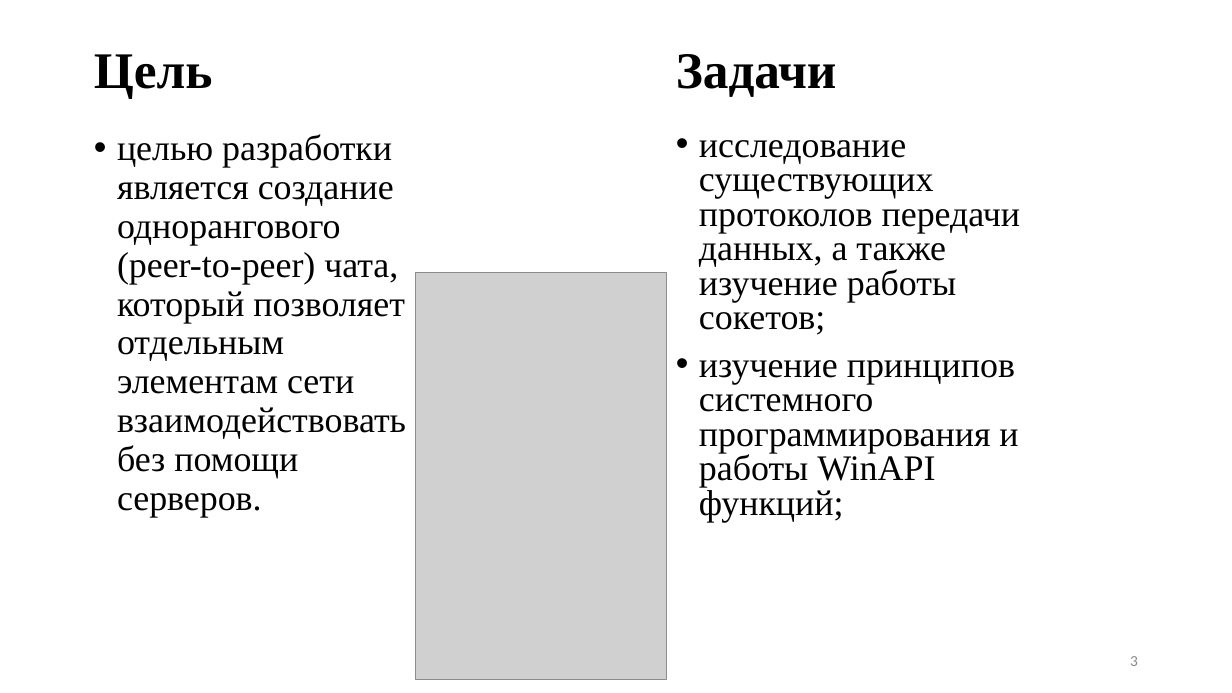
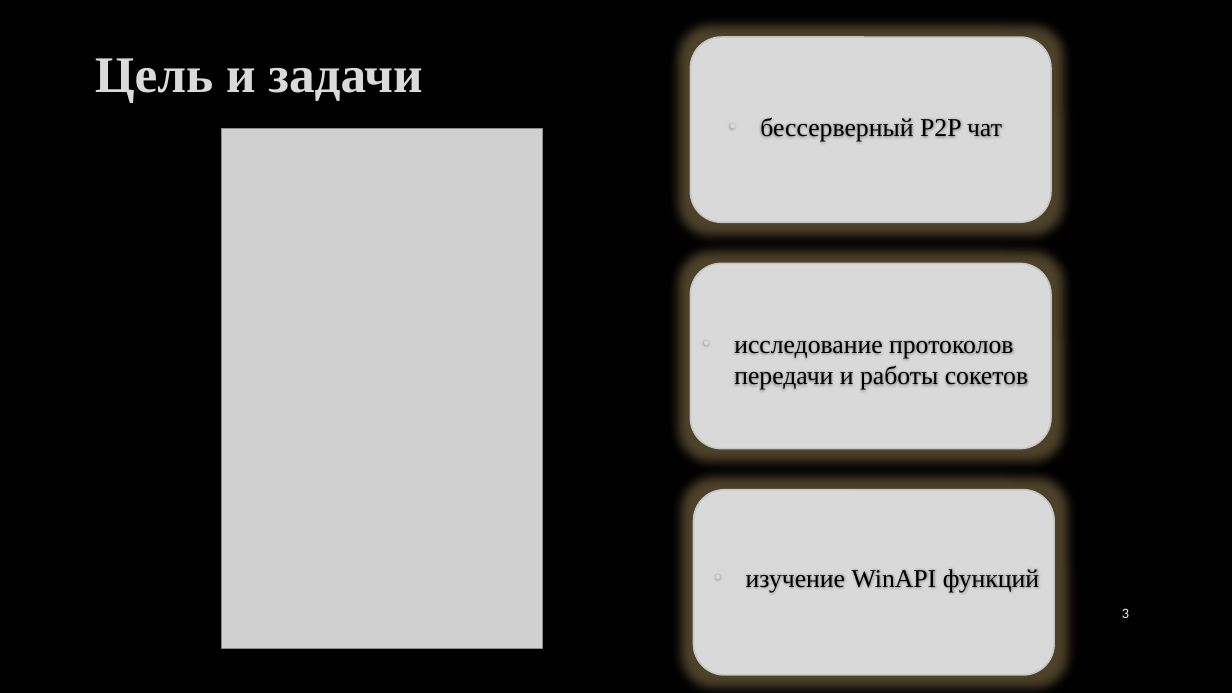
Before and after one commit to Pablo3sc0bar/KB_BMSTU, a slide deck: slide 3 of Презентация.pptx. Drawn at 1232x693 pixels with LibreOffice and Linux fonts; fonts in the diff are those of the drawing; grey boxes stand for pictures; background and template pictures are left out. Boxes give left, top, right and bottom in pixels: in the first picture for what was removed or moved away, otherwise in the second. Text is boxed around its words. In the diff, an @@ line names an element or a change of style, - is before the commit and + after.

```diff
--- a/Презентация.pptx
+++ b/Презентация.pptx
@@ background #FFFFFF to picture (left out) @@
@@ title at (x1=95, y1=58, x2=422, y2=103): text changed; text colour #000000 to #DADADA @@
-Цель
+Цель и задачи
@@ text removed at (x1=676, y1=54, x2=837, y2=97) @@
-Задачи
@@ rounded rectangle added at (x1=690, y1=37, x2=1051, y2=222), fill #D9D9D9, outline #C6C6C9 1.25 pt @@
@@ text added at (x1=760, y1=117, x2=1002, y2=142), 20 pt, text #000000 @@
+• бессерверный P2P чат
@@ text removed at (x1=117, y1=134, x2=406, y2=517) @@
-• целью разработки является создание однорангового (peer-to-peer) чата, который позволяет отдельным элементам сети взаимодействовать без помощи серверов.
@@ picture resized from (x1=416, y1=273, x2=667, y2=679) to (x1=222, y1=128, x2=543, y2=649) @@
@@ rounded rectangle added at (x1=690, y1=263, x2=1051, y2=448), fill #D9D9D9, outline #C6C6C9 1.25 pt @@
@@ text at (x1=734, y1=341, x2=1028, y2=390): text changed; size 28 to 20 pt @@
-• исследование существующих протоколов передачи данных, а также изучение работы сокетов;
-• изучение принципов системного программирования и работы WinAPI функций;
+• исследование протоколов передачи и работы сокетов
@@ rounded rectangle added at (x1=694, y1=490, x2=1055, y2=675), fill #D9D9D9, outline #C6C6C9 1.25 pt @@
@@ text added at (x1=746, y1=569, x2=1039, y2=593), 20 pt, text #000000 @@
+• изучение WinAPI функций
@@ page number moved from (x1=1130, y1=656, x2=1138, y2=666) to (x1=1122, y1=608, x2=1129, y2=618) @@
@@ page number at (x1=1122, y1=608, x2=1129, y2=618): size 12 to 10 pt, font Calibri to Lato, text colour #8C8C8C to #F2F2F2 @@
```
Also in this commit, not shown: 9 other slides changed, 1 slide added, 3 slides removed, 2 other files.
